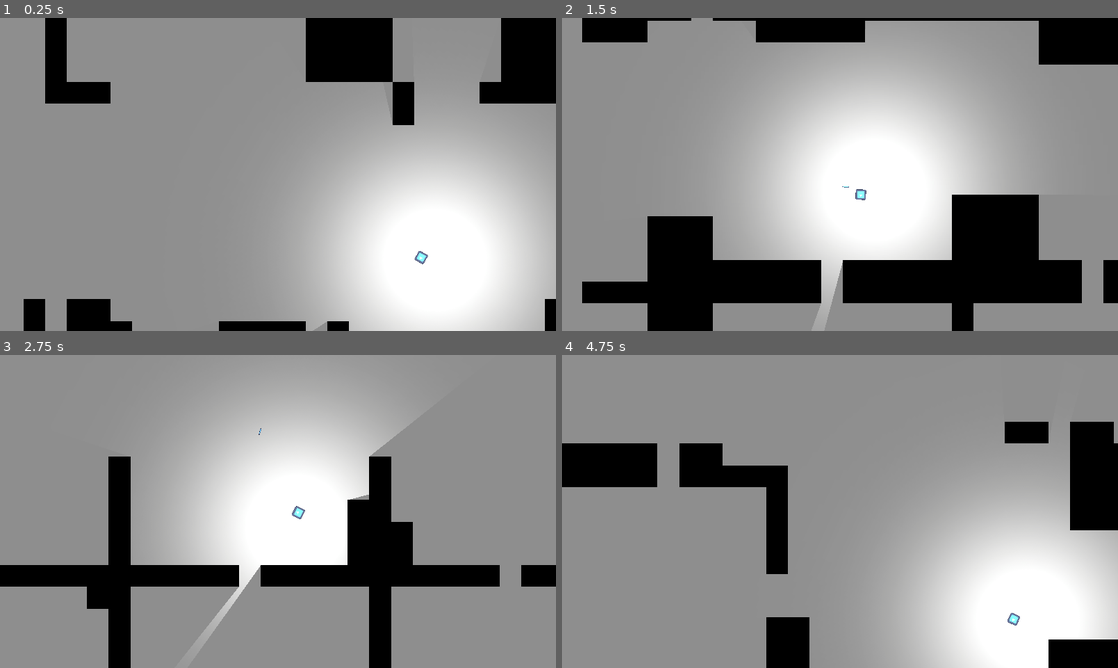
Above: before the commit, frames 1-4 (two rows, left to right).
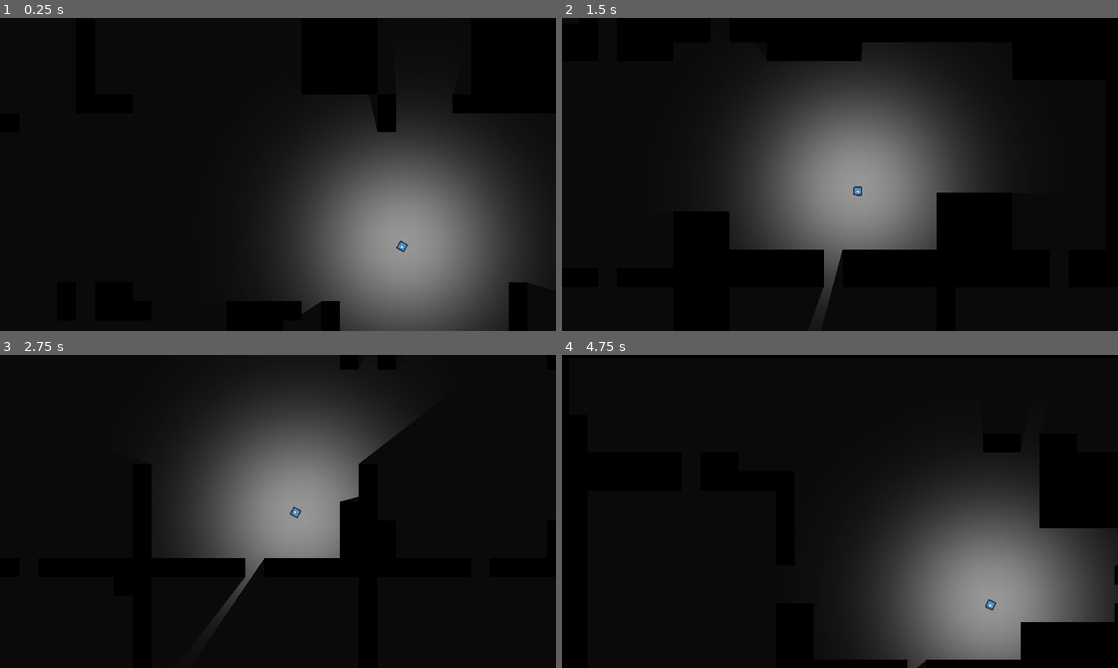
Above: after the commit, the same moments.

Repository: pezfisk/ObsidianTrails
Game: Godot game, scene res://main.tscn
Same seed, same stepped clock (60 frames per second), same inputs: the game is played once before the commit and once after it. The engine's default icon, where the game draws it, is replaced by a stand-in: a white triangle on a blue panel in a dark square.
Inputs (mouse positions are in pixels of both pictures, inside the frame that each line leads up to):
- Up to frame 1 (0.25 s): no input
- Up to frame 2 (1.5 s): tap Enter (ui_accept) at 0.5, 0.77 s; move the mouse to (962, 158) at 0.52 s; hold D (right) 0.53-1.28 s; tap C (CheckDB) at 0.6, 1.35 s; click (962, 158) at 0.67 s; move the mouse to (728, 190) at 1.27 s; hold S (down) from 1.28 s (still down); click (728, 190) at 1.42 s
- Up to frame 3 (2.75 s): tap Enter (ui_accept) at 1.52 s; move the mouse to (333, 442) at 2.02 s; release S (down) at 2.03 s; hold D (right) from 2.03 s (still down); tap C (CheckDB) at 2.1 s; click (333, 442) at 2.17 s
- Up to frame 4 (4.75 s): move the mouse to (812, 574) at 2.77 s; release D (right) at 2.78 s; hold W (up) 2.78-3.53 s; tap C (CheckDB) at 2.85, 3.6, 4.35 s; click (812, 574) at 2.92 s; tap Enter (ui_accept) at 3.02, 3.77, 4.52 s; move the mouse to (1006, 558) at 3.52 s; hold A (left) from 3.53 s (still down); click (1006, 558) at 3.67 s; move the mouse to (673, 464) at 4.27 s; click (673, 464) at 4.42 s

The runs differ from the first frame. In frame 1, 90% of the frame differs, in the area x 0-100%, y 0-100%; in frame 2, 77%; in frame 3, 87%; in frame 4, 89%.
Error after the commit: Invalid call. Nonexistent function 'new' in base 'ConfigFile'. (res://Scripts/GunStates.gd:13)

Commit message:
Added Shotguns and deviation

Diff:
--- a/Character/bullet/bullet.gd
+++ b/Character/bullet/bullet.gd
@@ -1,19 +1,21 @@
 extends Area2D
 
 @export var speed = 2000
+var deviation : float = 0
 
 func _ready():
 	speed = GunStates.getCurrentGunStats()[2]
+	deviation = GunStates.getCurrentGunStats()[5]
+	deviation = (deviation * 0.005) * randf_range(-1, 1)
 
 func _physics_process(delta):
 	position += transform.x * speed * delta
-
+	rotation += deviation
 
 func _on_Bullet_body_entered(body):
 	if body.is_in_group("mobs"):
 		body.queue_free()
 	queue_free()
-
 
 func _on_screen_exited():
 	queue_free()
--- a/Character/bullet/bullet.tscn
+++ b/Character/bullet/bullet.tscn
@@ -1,25 +1,41 @@
-[gd_scene load_steps=4 format=3 uid="uid://5bm853mty8b0"]
+[gd_scene load_steps=5 format=3 uid="uid://5bm853mty8b0"]
 
 [ext_resource type="Script" path="res://Character/bullet/bullet.gd" id="1_63m5i"]
 [ext_resource type="Texture2D" uid="uid://dje8852wumobj" path="res://icon.svg" id="1_xsot1"]
 
 [sub_resource type="RectangleShape2D" id="RectangleShape2D_qm5q4"]
-size = Vector2(128, 128)
+size = Vector2(91.2839, 101.143)
+
+[sub_resource type="ParticleProcessMaterial" id="ParticleProcessMaterial_swg04"]
+resource_local_to_scene = true
+direction = Vector3(0, 0, 0)
+gravity = Vector3(0, 0, 0)
+collision_mode = 1
+collision_friction = 0.0
+collision_bounce = 1.0
+collision_use_scale = true
 
 [node name="Bullet" type="Area2D" groups=["Bullets"]]
+position = Vector2(-7.52316e-37, 0)
 scale = Vector2(0.096, 0.023)
 input_pickable = false
 script = ExtResource("1_63m5i")
+metadata/_edit_group_ = true
 
 [node name="Sprite2D" type="Sprite2D" parent="."]
 texture = ExtResource("1_xsot1")
 
 [node name="CollisionShape2D" type="CollisionShape2D" parent="."]
-position = Vector2(1.90735e-06, 0)
+position = Vector2(1.51175, -2.16386)
 rotation = 1.5708
 shape = SubResource("RectangleShape2D_qm5q4")
 
 [node name="VisibleOnScreenEnabler2D" type="VisibleOnScreenEnabler2D" parent="."]
+scale = Vector2(1, 4.34783)
+
+[node name="GPUParticles2D" type="GPUParticles2D" parent="."]
+amount = 23
+process_material = SubResource("ParticleProcessMaterial_swg04")
 
 [connection signal="body_entered" from="." to="." method="_on_body_entered"]
 [connection signal="screen_exited" from="VisibleOnScreenEnabler2D" to="." method="_on_screen_exited"]
--- a/Character/character.gd
+++ b/Character/character.gd
@@ -13,14 +13,18 @@
 
 # GUN LOGIC
 var shootDelayS : float = 0.1
-var spread : int
+var spread : float
 var gunStats : Array = []
 var gunSelection : Array
 var a = 0
+var pellets : int
+var pelletC = 0
 
 func _ready():
 	gunSelection = GunStates.getData()
 	shootDelayS = GunStates.getCurrentGunStats()[0]
+	pellets = GunStates.getCurrentGunStats()[4]
+	spread = GunStates.getCurrentGunStats()[3]
 	print(gunSelection)
 
 func get_input():
@@ -45,15 +49,18 @@
 		velocity = velocity.lerp(Vector2(0,0), friction)
 
 	if Input.is_mouse_button_pressed(MOUSE_BUTTON_LEFT) && shootTimer.is_stopped():
-		var b = Bullet.instantiate()
-		b.add_to_group("Bullets")
-		get_parent().add_child(b)
-		b.global_position = $Muzzle.global_position
-		b.global_rotation = $Muzzle.global_rotation + deg_to_rad(randi_range(-GunStates.getCurrentGunStats()[3],GunStates.getCurrentGunStats()[3]))
-		#print(gunStats[0])
-		b.scale.x = 0.255 / 2
-		b.scale.y = 0.045 / 2
-		shootTimer.start(shootDelayS)
+		var pelletC = 0
+		while pelletC < pellets:
+			var b = Bullet.instantiate()
+			b.add_to_group("Bullets")
+			get_parent().add_child(b)
+			b.global_position = $Muzzle.global_position
+			b.global_rotation = $Muzzle.global_rotation + deg_to_rad(randi_range(-spread,spread))
+			#print(gunStats[0])
+			b.scale.x = 0.255 / 2
+			b.scale.y = 0.045 / 2
+			shootTimer.start(shootDelayS)
+			pelletC += 1
 
 	if Input.is_action_just_pressed("CheckDB"):
 		if a < gunSelection.size() - 1:
@@ -64,6 +71,8 @@
 		gunStats = GunStates.getCurrentGunStats()
 		print(gunStats)
 		shootDelayS = gunStats[0]
+		pellets = gunStats[4]
+		spread = gunStats[3]
 		shootTimer.stop()
 
 	look_at(get_global_mouse_position())
--- a/Character/character.tscn
+++ b/Character/character.tscn
@@ -15,27 +15,6 @@
 floor_block_on_wall = false
 script = ExtResource("1_r1i07")
 Bullet = ExtResource("2_ghuio")
-metadata/_edit_group_ = true
-
-[node name="Sprite2D" type="Sprite2D" parent="."]
-texture = ExtResource("2_ppdm7")
-
-[node name="CollisionShape2D" type="CollisionShape2D" parent="."]
-shape = SubResource("CircleShape2D_ec0tn")
-
-[node name="Muzzle" type="Node2D" parent="."]
-position = Vector2(100, 0)
-
-[node name="shootTimerDelay" type="Timer" parent="."]
-wait_time = 0.1
-one_shot = true
-
-[node name="Camera2D" type="Camera2D" parent="."]
-limit_left = 0
-limit_top = 0
-limit_right = 84000
-limit_bottom = 54000
-position_smoothing_enabled = true
 
 [node name="PointLight2D" type="PointLight2D" parent="."]
 visible = false
@@ -49,4 +28,26 @@
 [node name="PointLight2D2" type="PointLight2D" parent="."]
 shadow_enabled = true
 texture = ExtResource("4_yfvxb")
+offset = Vector2(173, 0)
 texture_scale = 50.0
+
+[node name="Sprite2D" type="Sprite2D" parent="."]
+texture = ExtResource("2_ppdm7")
+
+[node name="CollisionShape2D" type="CollisionShape2D" parent="."]
+shape = SubResource("CircleShape2D_ec0tn")
+
+[node name="Muzzle" type="Node2D" parent="."]
+position = Vector2(132.979, 0)
+
+[node name="shootTimerDelay" type="Timer" parent="."]
+wait_time = 0.1
+one_shot = true
+
+[node name="Camera2D" type="Camera2D" parent="."]
+zoom = Vector2(1.3, 1.3)
+limit_left = 0
+limit_top = 0
+limit_right = 84000
+limit_bottom = 54000
+position_smoothing_enabled = true
--- a/GunConfig.cfg
+++ /dev/null
@@ -1,23 +0,0 @@
-[Rifle]
-
-selected=false
-shootDelay=0.1
-power=100
-speed=3000
-spread=5
-
-[Pistol]
-
-selected=false
-shootDelay=0.5
-power=500
-speed=2500
-spread=1
-
-[StupidRifle]
-
-selected=true
-shootDelay=0.0001
-power=892038953
-speed=9999
-spread=10
--- a/Scripts/GunStates.gd
+++ b/Scripts/GunStates.gd
@@ -1,7 +1,7 @@
 extends Node
 
 # Path to save file
-var file= "res://GunConfig.cfg"
+var file= "res://Config/GunConfig.cfg"
 
 func getData():
 	var configFile = ConfigFile.new()
@@ -78,7 +78,7 @@
 
 func getCurrentGunStats():
 	var currentGun = getCurrentGun()
-	var adressArray = ["shootDelay", "power", "speed", "spread"]
+	var adressArray = ["shootDelay", "power", "speed", "spread", "pellet", "deviation"]
 	var i = 0
 	var gunStats : Array = []
 	while i < adressArray.size():
--- a/main.tscn
+++ b/main.tscn
@@ -29,6 +29,7 @@
 environment = SubResource("Environment_ed5k5")
 
 [node name="CanvasModulate" type="CanvasModulate" parent="."]
+color = Color(0.0745098, 0.0745098, 0.0745098, 1)
 
 [node name="Camera2D" type="Camera2D" parent="."]
 position = Vector2(4250, 2700)
--- a/project.godot
+++ b/project.godot
@@ -13,6 +13,7 @@
 config/name="Obsidian Trails"
 run/main_scene="res://main.tscn"
 config/features=PackedStringArray("4.1", "Forward Plus")
+run/max_fps=690
 config/icon="res://icon.svg"
 
 [autoload]
@@ -20,12 +21,17 @@
 GunStates="*res://Scripts/GunStates.gd"
 GLOBALS="*res://Scripts/globals.gd"
 
+[debug]
+
+settings/stdout/print_fps=true
+
 [display]
 
-window/size/viewport_width=1280
-window/size/viewport_height=720
+window/size/viewport_width=1920
+window/size/viewport_height=1080
 window/stretch/mode="canvas_items"
 window/stretch/aspect="ignore"
+window/vsync/vsync_mode=0
 
 [input]
 
@@ -55,6 +61,6 @@
 ]
 }
 
-[rendering]
+[physics]
 
-driver/threads/thread_model=2
+2d/run_on_separate_thread=true
Not shown, changed: export_presets.cfg
